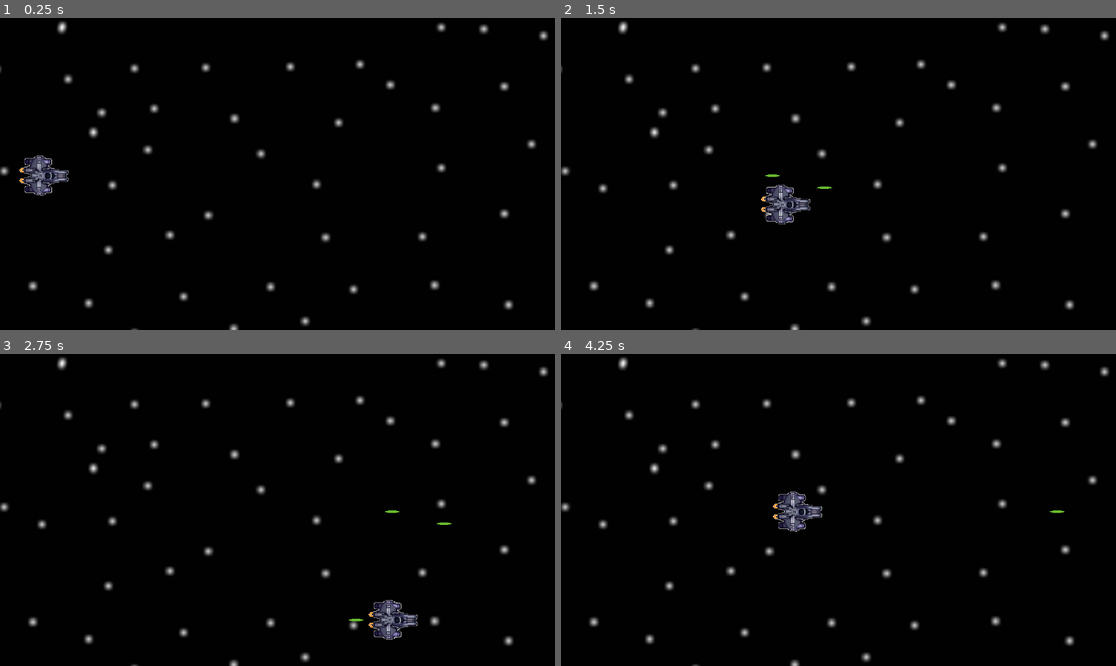
Above: before the commit, frames 1-4 (two rows, left to right).
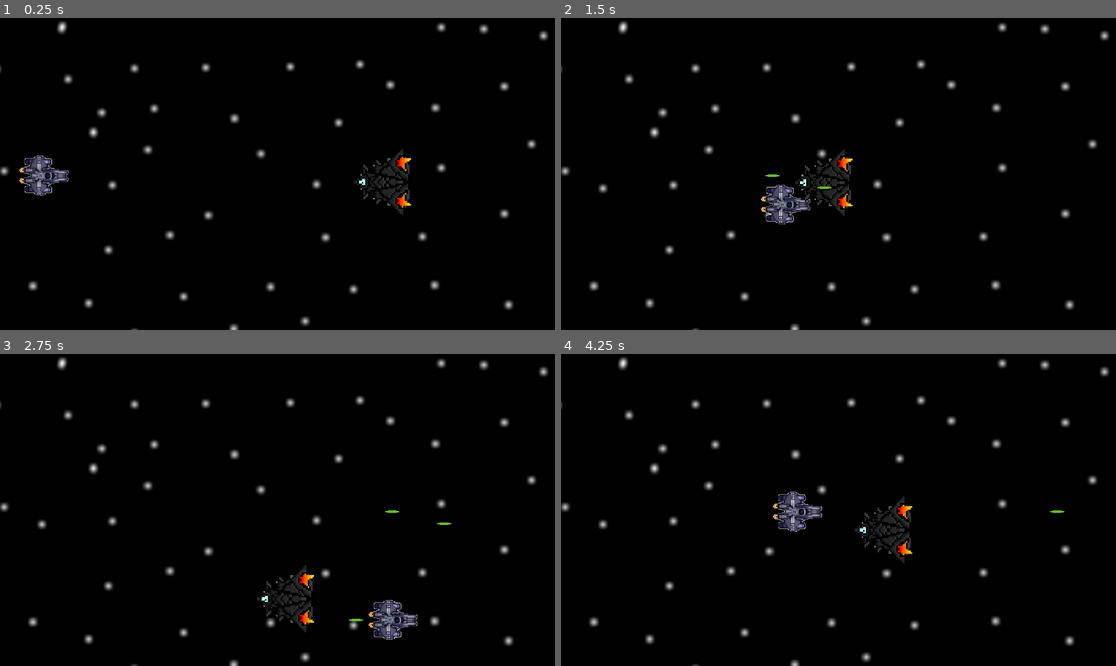
Above: after the commit, the same moments.

Repository: cofeek-codes/Space-Strike
Game: Godot game, scene res://scenes/main/game.tscn
Two runs of this game, one before a commit and one after it. Both use one fixed random seed, a clock stepped at 60 frames per second and the inputs below.
Inputs (mouse positions are in pixels of both pictures, inside the frame that each line leads up to):
- Up to frame 1 (0.25 s): no input
- Up to frame 2 (1.5 s): move the mouse to (960, 158) at 0.52 s; hold D (move_right) 0.53-1.28 s; click (960, 158) at 0.6 s; move the mouse to (727, 189) at 1.27 s; hold S (move_down) from 1.28 s (still down); click (727, 189) at 1.35 s
- Up to frame 3 (2.75 s): move the mouse to (333, 441) at 2.02 s; release S (move_down) at 2.03 s; hold D (move_right) from 2.03 s (still down); click (333, 441) at 2.1 s
- Up to frame 4 (4.25 s): move the mouse to (810, 572) at 2.77 s; release D (move_right) at 2.78 s; hold W (move_up) 2.78-3.53 s; click (810, 572) at 2.85 s; move the mouse to (1005, 556) at 3.52 s; hold A (move_left) from 3.53 s (still down); click (1005, 556) at 3.6 s

The runs differ from the first frame. In frame 1, 0.6% of the frame differs, in the area x 63-75%, y 42-64%; in frame 2, 0.6%; in frame 3, 0.6%; in frame 4, 0.7%, in the area x 52-64%, y 45-68%.

Commit message:
basic_enemy

Diff:
--- /dev/null
+++ b/scenes/enemies/basic_enemy.tscn
@@ -0,0 +1,16 @@
+[gd_scene load_steps=3 format=3 uid="uid://bm6t0edeebcpg"]
+
+[ext_resource type="Script" path="res://scripts/enemies/basic_enemy.gd" id="1_fh0vf"]
+[ext_resource type="Texture2D" uid="uid://c6mt52aog560j" path="res://assets/enemies/basic_enemy.png" id="1_lln3h"]
+
+[node name="Enemy" type="Area2D"]
+rotation = -1.5708
+scale = Vector2(0.3, 0.3)
+script = ExtResource("1_fh0vf")
+
+[node name="Sprite" type="Sprite2D" parent="."]
+texture = ExtResource("1_lln3h")
+
+[node name="Collider" type="CollisionPolygon2D" parent="."]
+visible = false
+polygon = PackedVector2Array(-1, -213, 36, -196, 90, -162, 120, -144, 131, -133, 175, -55, 176, 32, 187, 65, 218, 108, 250, 130, 263, 143, 264, 153, 176, 177, 132, 198, 55, 199, 11, 209, -8, 209, -130, 197, -176, 175, -188, 165, -263, 154, -263, 143, -251, 132, -185, 65, -176, -46, -176, -56, -131, -132, -121, -143, -22, -197, -11, -209)
--- a/scenes/main/game.tscn
+++ b/scenes/main/game.tscn
@@ -1,7 +1,8 @@
-[gd_scene load_steps=3 format=3 uid="uid://d2srv830ah0a5"]
+[gd_scene load_steps=4 format=3 uid="uid://d2srv830ah0a5"]
 
 [ext_resource type="Texture2D" uid="uid://bidl06v5fr0ip" path="res://assets/game/background.jpg" id="1_5su6y"]
 [ext_resource type="PackedScene" uid="uid://c475vp2gxr3q2" path="res://scenes/player/player.tscn" id="2_pe4lf"]
+[ext_resource type="PackedScene" uid="uid://bm6t0edeebcpg" path="res://scenes/enemies/basic_enemy.tscn" id="3_0ri4e"]
 
 [node name="Game" type="Node2D"]
 
@@ -12,3 +13,6 @@
 
 [node name="Player" parent="." instance=ExtResource("2_pe4lf")]
 position = Vector2(90, 324)
+
+[node name="Enemy" parent="." instance=ExtResource("3_0ri4e")]
+position = Vector2(844, 342)
--- a/scenes/player/player.tscn
+++ b/scenes/player/player.tscn
@@ -53,4 +53,5 @@
 shape = SubResource("RectangleShape2D_nu81d")
 
 [node name="AimMarker" type="Marker2D" parent="."]
+visible = false
 position = Vector2(3, -47)
--- /dev/null
+++ b/scripts/enemies/basic_enemy.gd
@@ -0,0 +1,14 @@
+extends Area2D
+
+const SPEED = 200.0
+
+@onready var player = get_node('../Player')
+
+# Called when the node enters the scene tree for the first time.
+func _ready() -> void:
+	pass # Replace with function body.
+
+
+# Called every frame. 'delta' is the elapsed time since the previous frame.
+func _physics_process(delta: float) -> void:
+	position = position.move_toward(player.position, SPEED * delta)
--- /dev/null
+++ b/scripts/enemies/enemy_spawner.gd
@@ -0,0 +1,11 @@
+extends Node
+
+
+# Called when the node enters the scene tree for the first time.
+func _ready() -> void:
+	pass # Replace with function body.
+
+
+# Called every frame. 'delta' is the elapsed time since the previous frame.
+func _process(delta: float) -> void:
+	pass
--- a/scripts/player/player_bullet.gd
+++ b/scripts/player/player_bullet.gd
@@ -9,7 +9,7 @@
 @onready var player: CharacterBody2D = get_node('../Player')
 
 func _physics_process(delta: float) -> void:
-	#print("in bullet")
+	# print("in bullet")
 
 	position += transform.x * SPEED * delta
 
Binary file added: assets/enemies/basic_enemy.png
Not shown, added: assets/enemies/basic_enemy.png.import
